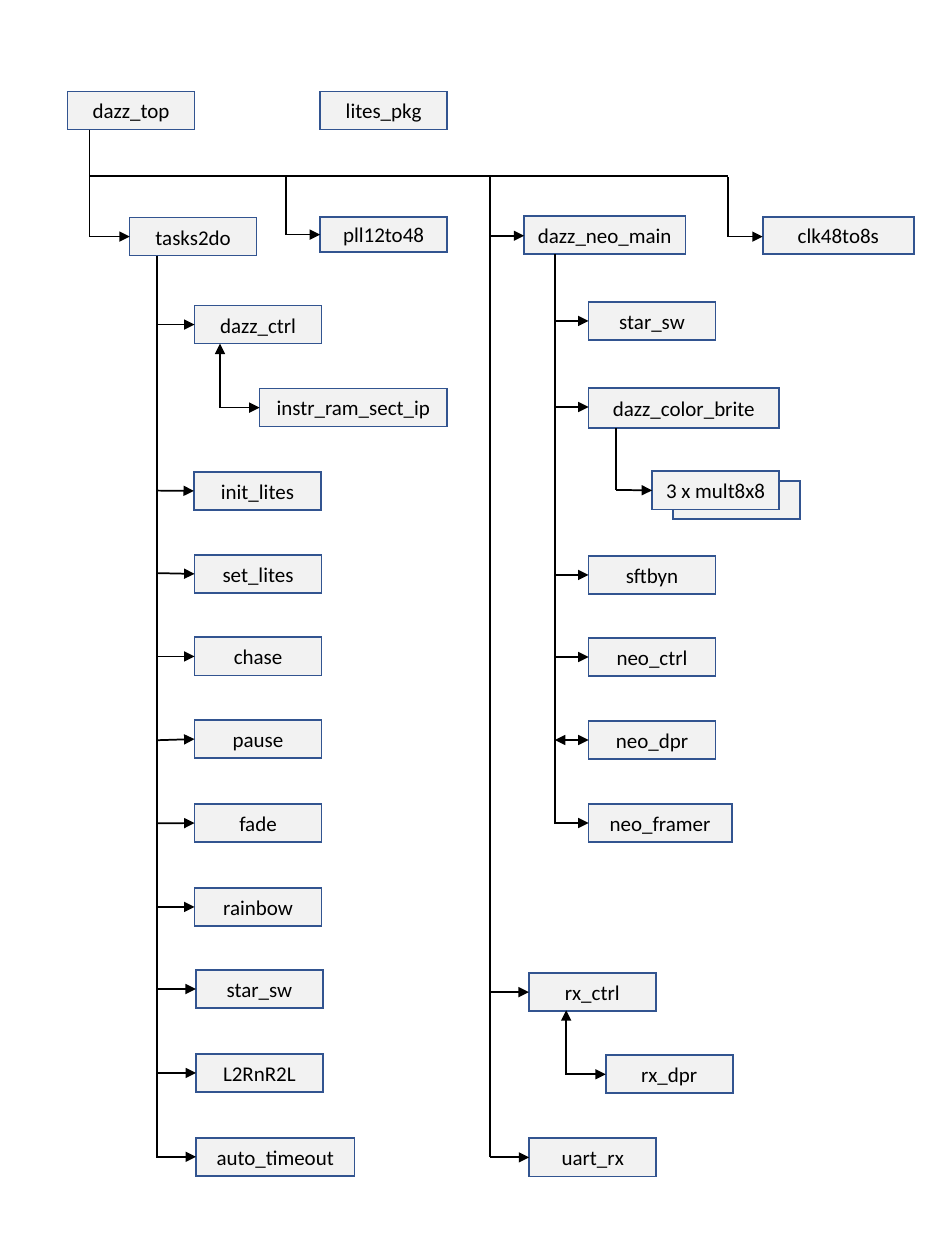
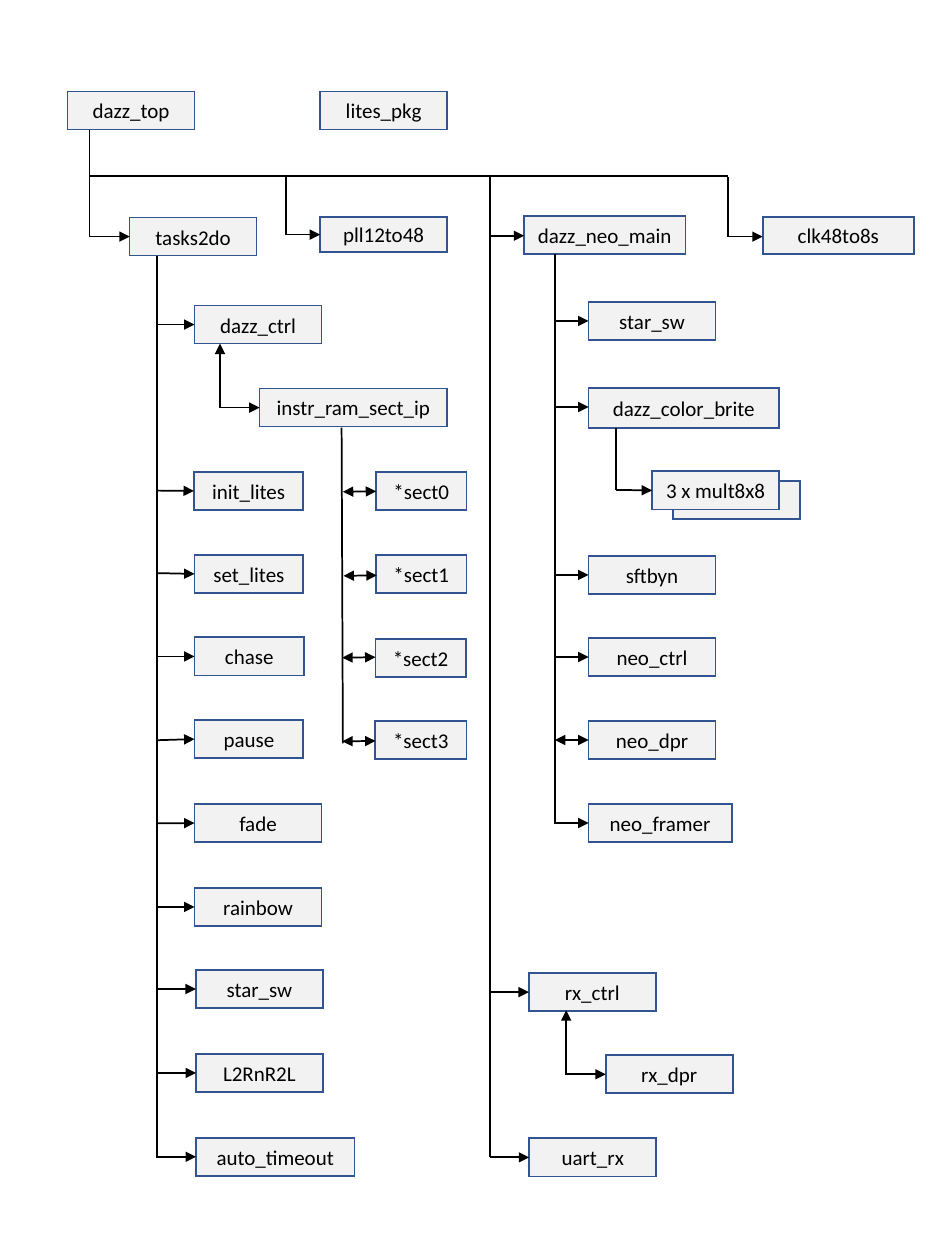
Before and after one commit to ggrummer/Dazzelite, a slide deck: slide 1 of Documents/Dazzelite_Blocks_UP.pptx. Drawn at 945x1260 pixels with LibreOffice and Linux fonts; fonts in the diff are those of the drawing. Boxes give left, top, right and bottom in pixels: in the first picture for what was removed or moved away, otherwise in the second. Text is boxed around its words. In the diff, an @@ line names an element or a change of style, - is before the commit and + after.

```diff
--- a/Documents/Dazzelite_Blocks_UP.pptx
+++ b/Documents/Dazzelite_Blocks_UP.pptx
@@ line added from (341, 427) to (343, 743), #000000 1 pt @@
@@ rectangle "init_lites": place and size @@
-rectangle "init_lites" at box(194, 471, 321, 509)
+rectangle "init_lites" at box(194, 471, 304, 509)
@@ rectangle added at box(377, 472, 467, 510), fill #F2F2F2, outline #325491 1 pt, 12 pt, text #000000 @@
+*sect0
@@ double arrow added from (377, 491) to (343, 491), #000000 1 pt @@
@@ rectangle "set_lites": place and size @@
-rectangle "set_lites" at box(194, 554, 321, 592)
+rectangle "set_lites" at box(194, 554, 302, 592)
@@ rectangle added at box(377, 554, 467, 592), fill #F2F2F2, outline #325491 1 pt, 12 pt, text #000000 @@
+*sect1
@@ double arrow added from (377, 576) to (344, 576), #000000 1 pt @@
@@ rectangle "chase": place and size @@
-rectangle "chase" at box(194, 638, 321, 675)
+rectangle "chase" at box(194, 638, 304, 675)
@@ double arrow added from (375, 658) to (343, 658), #000000 1 pt @@
@@ rectangle added at box(375, 639, 466, 677), fill #F2F2F2, outline #325491 1 pt, 12 pt, text #000000 @@
+*sect2
@@ rectangle "pause": place and size @@
-rectangle "pause" at box(194, 719, 321, 757)
+rectangle "pause" at box(194, 719, 302, 757)
@@ double arrow added from (375, 741) to (343, 741), #000000 1 pt @@
@@ rectangle added at box(375, 721, 466, 759), fill #F2F2F2, outline #325491 1 pt, 12 pt, text #000000 @@
+*sect3
```
Also in this commit, not shown: 3 other files.
